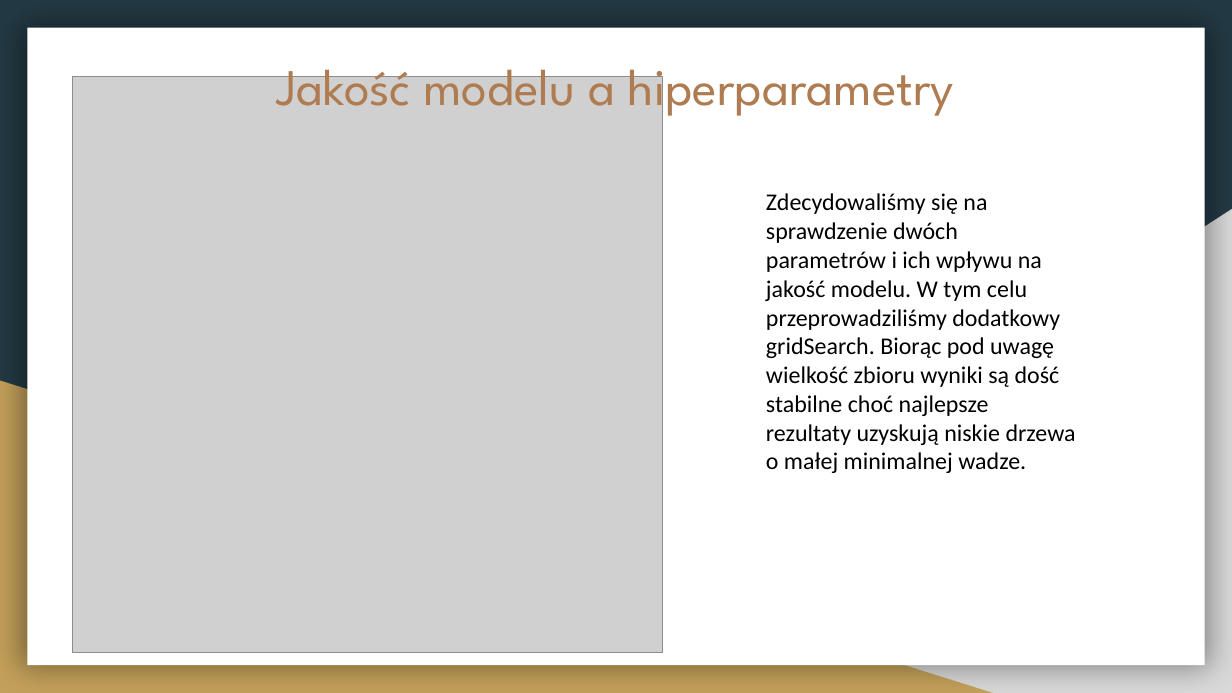
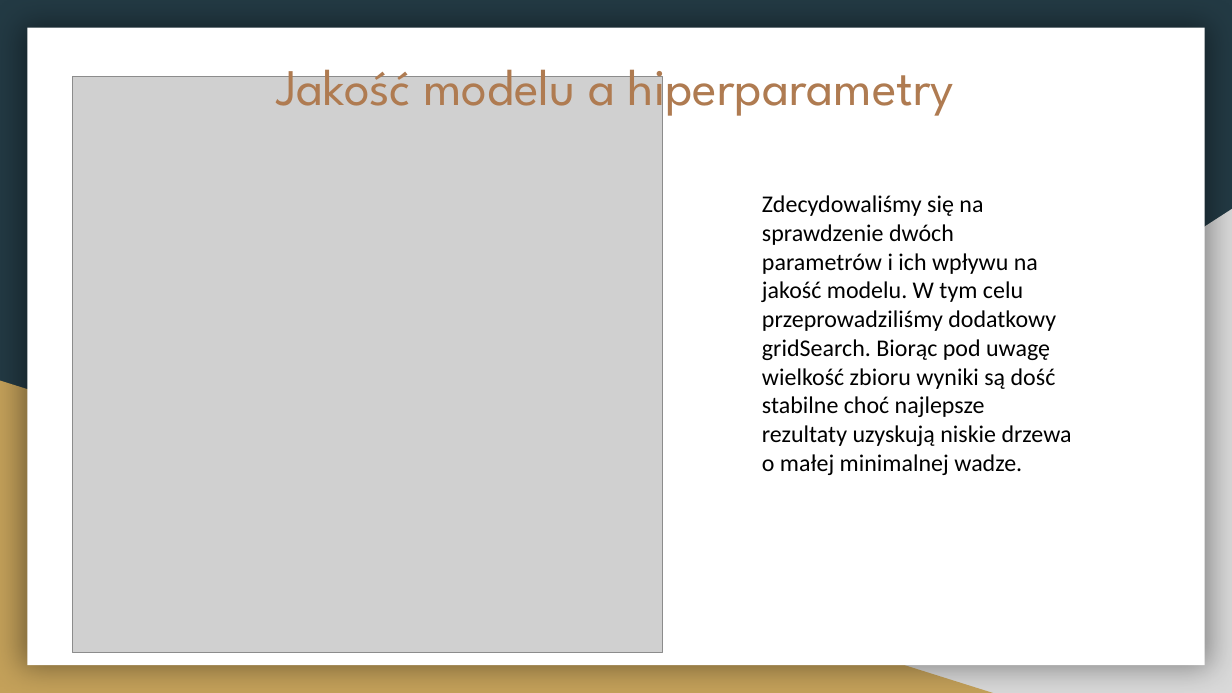
Before and after one commit to jjanborowka/WB2_RashomonML, a slide deck: slide 8 of PD5/Prezentacja_PD5.pptx. Drawn at 1232x693 pixels with LibreOffice and Linux fonts; fonts in the diff are those of the drawing; grey boxes stand for pictures. Boxes give left, top, right and bottom in pixels: in the first picture for what was removed or moved away, otherwise in the second. Text is boxed around its words. In the diff, an @@ line names an element or a change of style, - is before the commit and + after.

```diff
--- a/PD5/Prezentacja_PD5.pptx
+++ b/PD5/Prezentacja_PD5.pptx
@@ text "Zdecydowaliśmy się na sprawdzenie dwóch ...": place and size @@
-text "Zdecydowaliśmy się na sprawdzenie dwóch ..." at box(766, 193, 1076, 473)
+text "Zdecydowaliśmy się na sprawdzenie dwóch ..." at box(762, 195, 1072, 475)
```
Also in this commit, not shown: 5 other slides changed.
